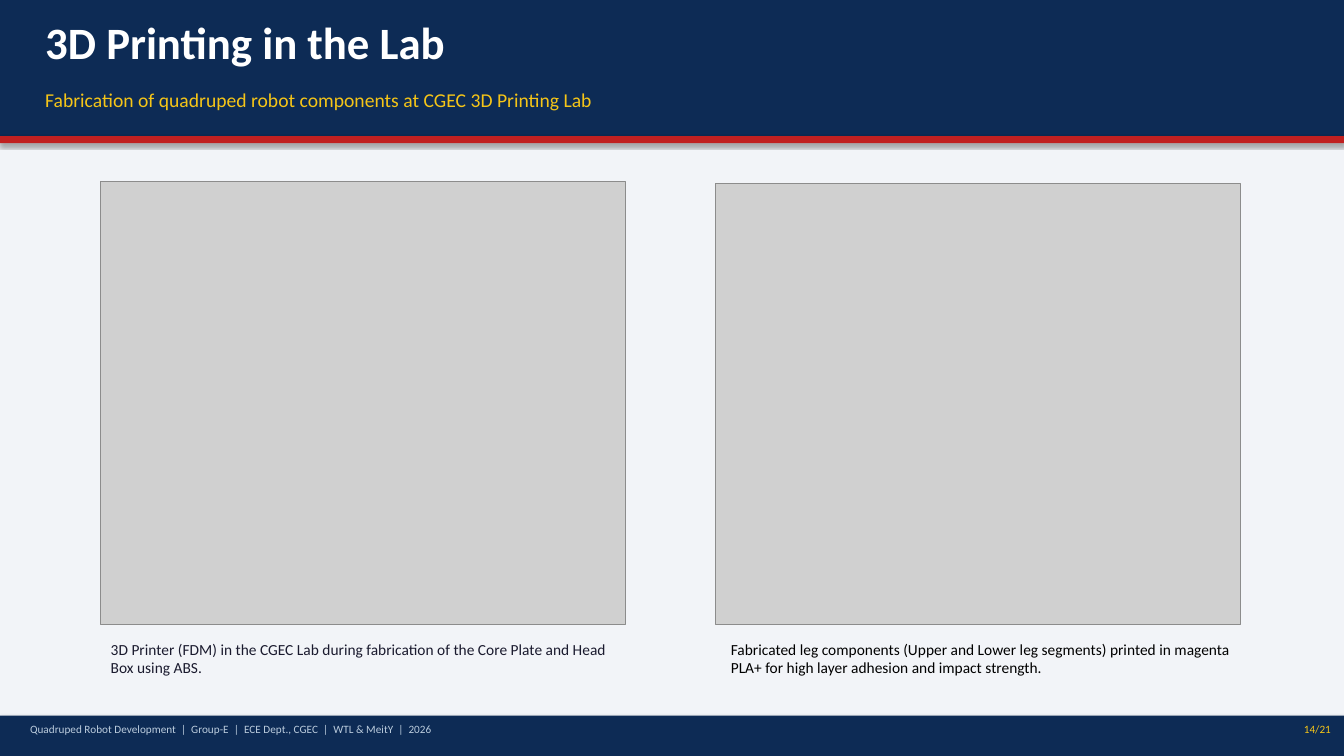
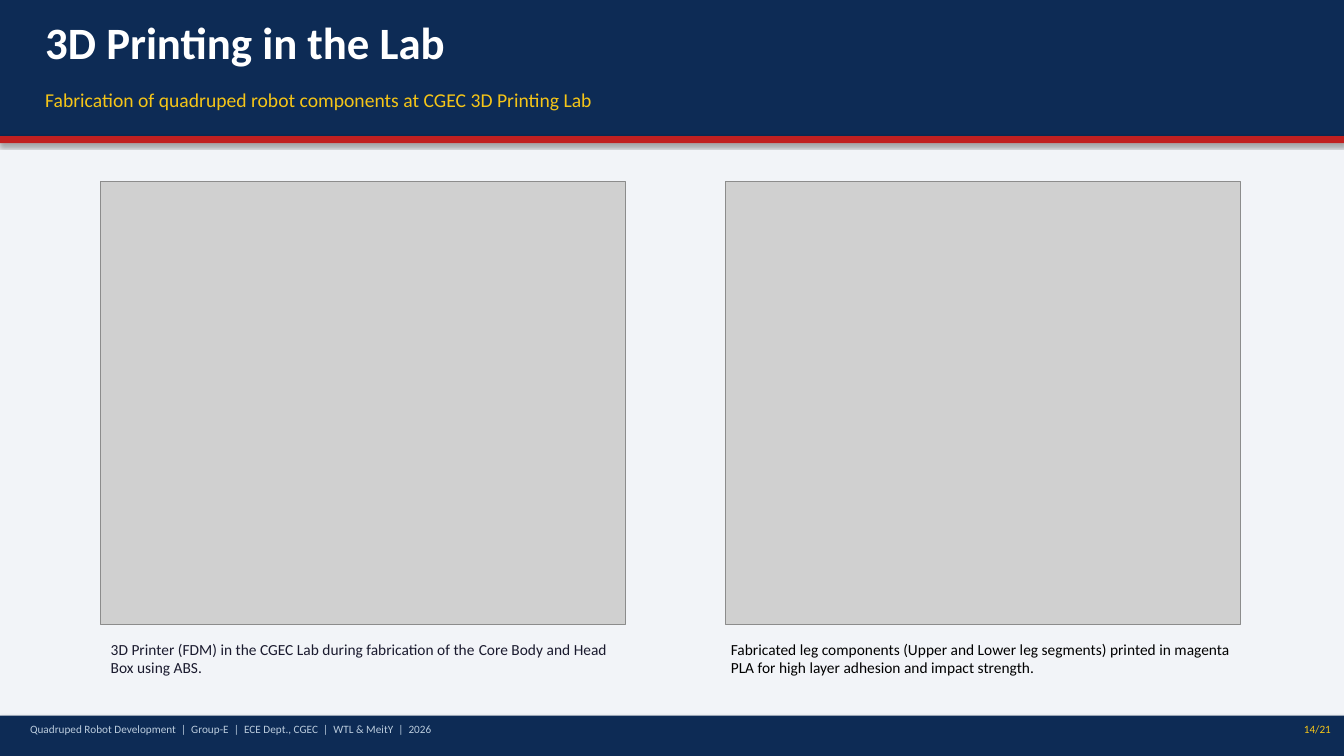
Before and after one commit to Biraj2004/3D-QuadrupedBot-Report, a slide deck: slide 14 of Quadruped_Robot_Presentation.pptx. Drawn at 1344x756 pixels with LibreOffice and Linux fonts; fonts in the diff are those of the drawing; grey boxes stand for pictures. Boxes give left, top, right and bottom in pixels: in the first picture for what was removed or moved away, otherwise in the second. Text is boxed around its words. In the diff, an @@ line names an element or a change of style, - is before the commit and + after.

Commit message:
fix(3D_REPORT): correct material specifications and remove head rotation references
- Change PLA+ references to PLA for core structural components
- Change PETG references to ABS for leg components and engineering filaments
- Remove CH8 head servo channel from servo mapping and wiring diagram
- Remove head rotation DOF reference from project objectives
- Remove head servo mount from core plate specifications
- Update robot top-view diagram to remove head servo positioning
- Correct spacing and formatting inconsistencies throughout document
- Align material specifications with actual fabrication approach

```diff
--- a/Quadruped_Robot_Presentation.pptx
+++ b/Quadruped_Robot_Presentation.pptx
@@ picture: place and size @@
-picture at [716,184,1240,625]
+picture at [726,181,1240,625]
@@ text at [111,644,607,676]: text changed @@
-3D Printer (FDM) in the CGEC Lab during fabrication of the Core Plate and Head Box using ABS.
+3D Printer (FDM) in the CGEC Lab during fabrication of the Core Body and Head Box using ABS.
@@ text at [731,644,1229,676]: text changed @@
-Fabricated leg components (Upper and Lower leg segments) printed in magenta PLA+ for high layer adhesion and impact strength.
+Fabricated leg components (Upper and Lower leg segments) printed in magenta PLA for high layer adhesion and impact strength.
```
Also in this commit, not shown: 13 other slides changed, 1 other file.
